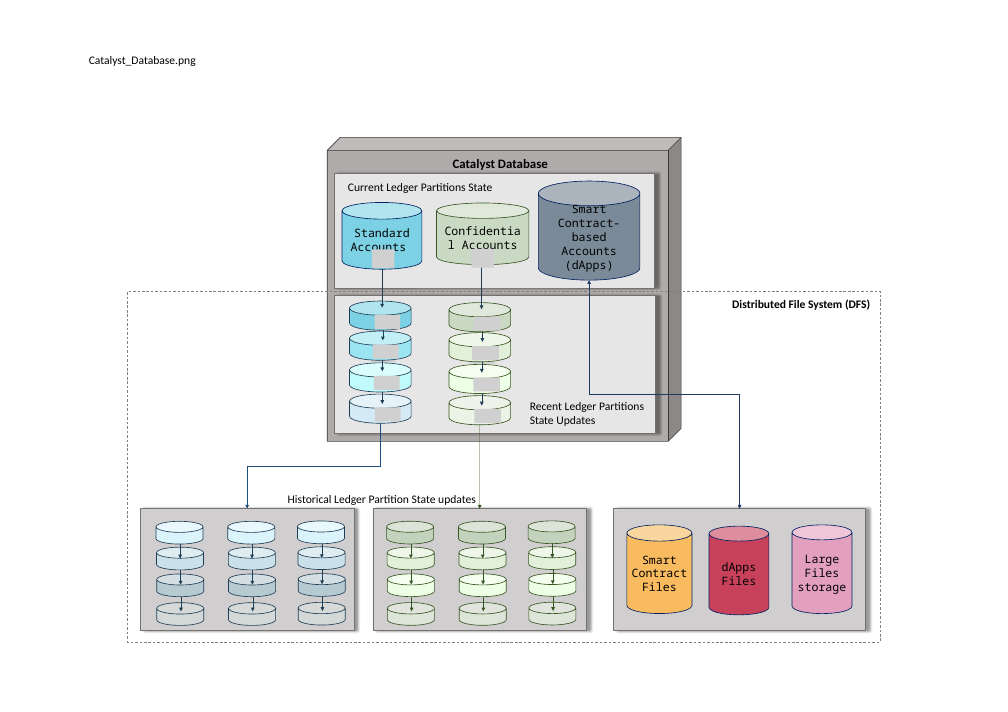
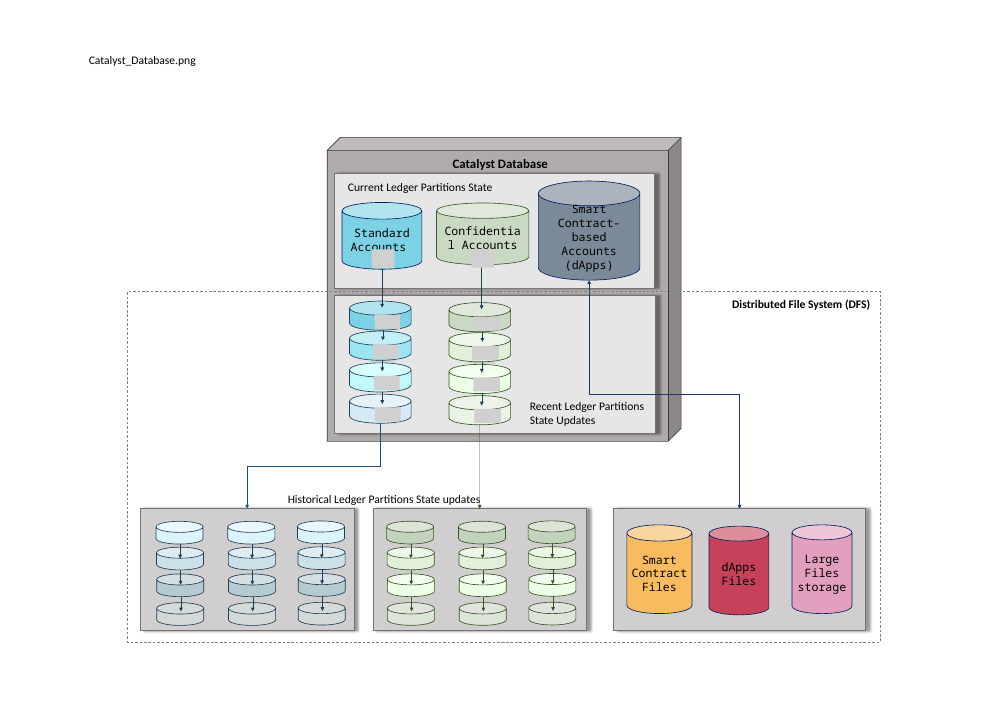
Before and after one commit to RedSkiesIO/consensus-whitepaper, a slide deck: slide 2 of figures/Powerpoint/DesginConsensusAndDatabase.pptx. Drawn at 1008x712 pixels with LibreOffice and Linux fonts; fonts in the diff are those of the drawing; grey boxes stand for pictures. Boxes give left, top, right and bottom in pixels: in the first picture for what was removed or moved away, otherwise in the second. Text is boxed around its words. In the diff, an @@ line names an element or a change of style, - is before the commit and + after.

```diff
--- a/figures/Powerpoint/DesginConsensusAndDatabase.pptx
+++ b/figures/Powerpoint/DesginConsensusAndDatabase.pptx
@@ text at box(288, 493, 481, 506): text changed @@
-Historical Ledger Partition State updates
+Historical Ledger Partitions State updates
```
Also in this commit, not shown: 3 other files.
